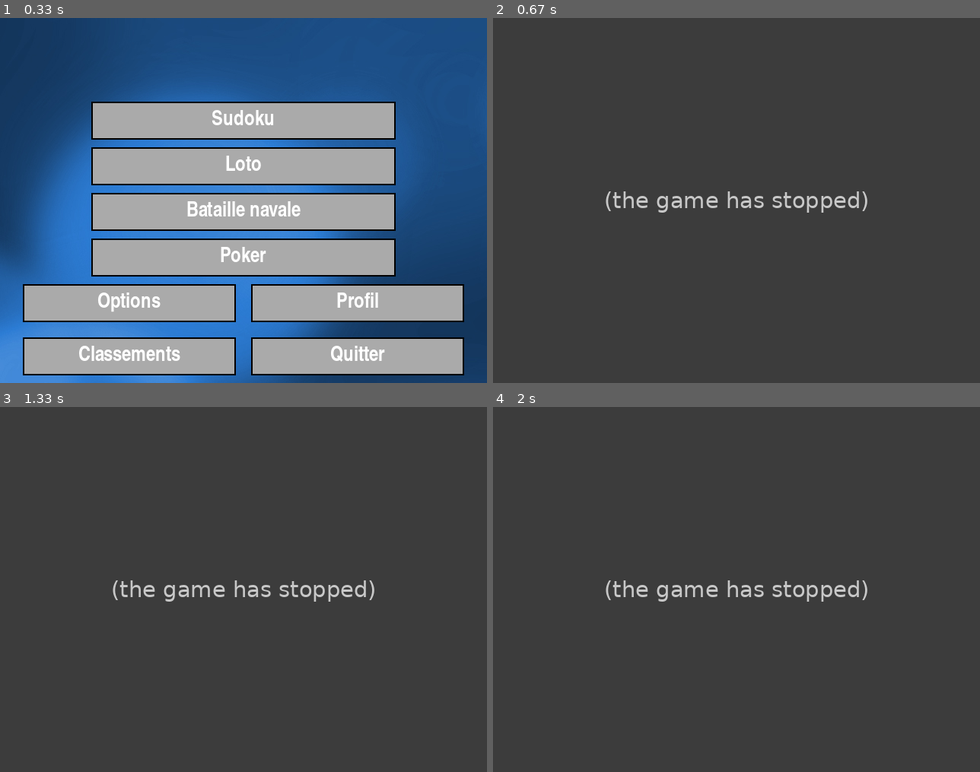
Above: before the commit, frames 1-4 (two rows, left to right).
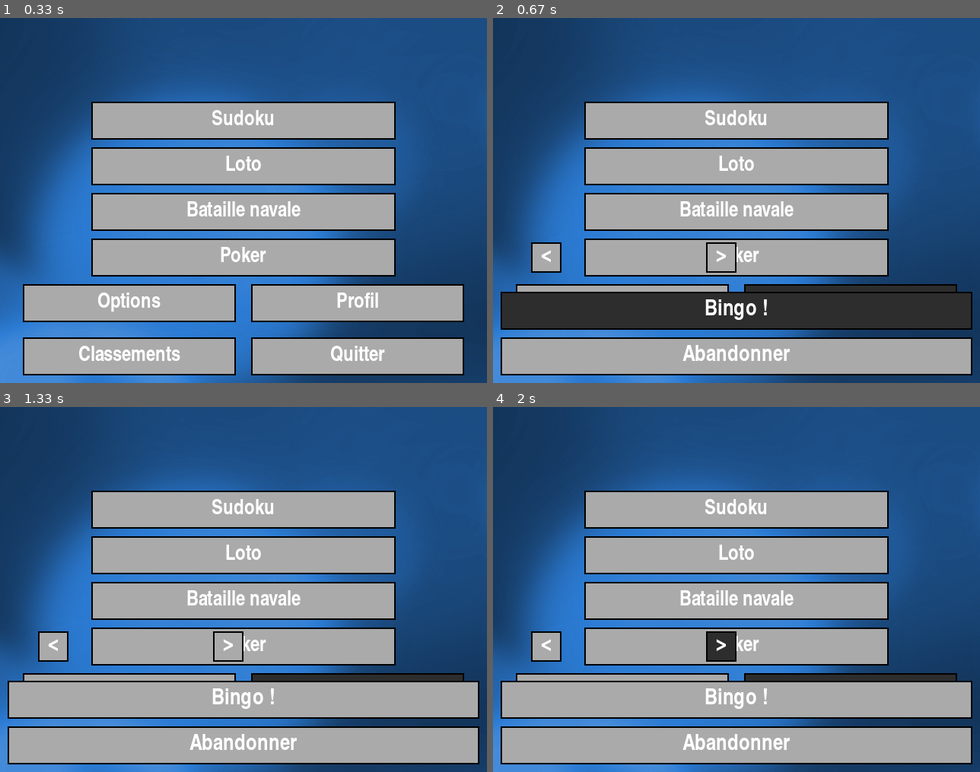
Above: after the commit, the same moments.

Repository: erwandemerville/4Games
Game: pygame game, started from src/main.py
The game is run twice, just before and just after one commit, with the same random seed, the same clock (stepped at 60 frames per second) and the same inputs.
Inputs (mouse positions are in pixels of both pictures, inside the frame that each line leads up to):
- Up to frame 1 (0.33 s): no input
- Up to frame 2 (0.67 s): click (804, 295) at 0.38 s
- Up to frame 3 (1.33 s): click (112, 512) at 0.72 s; tap Shift at 1 s
- Up to frame 4 (2 s): click (605, 691) at 1.38 s; click (731, 658) at 1.72 s

Frame 1 is identical in both runs. In frame 2, 90% of the frame differs, in the area x 0-100%, y 0-100%; in frame 3, 99%; in frame 4, 99%.
Before the commit the program exited at 0.38 s; later frames show no game.

Commit message:
Implémentation dans data et submenu des 3 menus pour le profil

Diff:
--- a/src/Data/__init__.py
+++ b/src/Data/__init__.py
@@ -1,4 +1,6 @@
 import pygame
+
+import Profil
 import SubMenu as sb
 from BatailleNavale import BN_Menu
 import UiPygame as ui
@@ -28,7 +30,10 @@
                     "BN_Play":12,
                     "BN_End":13,
                     "BN_Pause":14,
-                    "profil":15}
+                    "Profil_Main":15,
+                    "Profil_Ins":16,
+                    "Profil_Co":17,
+                    "Credits":18}
 
         # Constructeur de la classe Data
         #
@@ -121,7 +126,10 @@
                                                         ui.Bouton(160, 390, 320, 50, 2, (45, 45, 45), "Retour au menu", (170, 170, 170), police, (255, 255, 255))]))#BN End
             Data.menus.append(BN_Menu.BN_Pause(data, [ui.Bouton(245,165,150,50,2,(120,120,120),"Reprendre",(152,152,152),police,(255,255,255)),
                                                       ui.Bouton(245,235,150,50,2,(120,120,120),"Quitter",(152,152,152),police,(255,255,255))]))#BN Pause
-            Data.menus.append(None)#Profil
+            Data.menus.append(Profil.Menu_ProfilM(data, frame))
+            Data.menus.append(Profil.Menu_ProfilIns(data, frame))
+            Data.menus.append(Profil.Menu_ProfilCo(data, frame))
+            Data.menus.append(None) #Crédits
             Data.menus[1].readCfg() # Lecture des options depuis le fichier de config
             pass
 
--- /dev/null
+++ b/src/Profil/__init__.py
@@ -0,0 +1,64 @@
+import os
+from random import randint
+
+import pygame
+
+import LTO
+import UiPygame as ui
+import SubMenu
+from Grille import Grille, Loto_Case
+from UiPygame import Title
+
+class Menu_ProfilM(SubMenu.Menu_G):
+    "Menu principal du profil"
+
+    def __init__(self,data, frame):
+        # Constructeur prenant la classe Data définie dans le main.py
+        super().__init__(data,
+                         [ui.Bouton(10, frame.get_height()-60, frame.get_width() - 20, 50, 2, (45, 45, 45),
+                                    "Abandonner", (170, 170, 170), pygame.font.SysFont("Impact",27),(255,255,255)),
+                          ui.Bouton(10, frame.get_height()-120, frame.get_width() - 20, 50, 2, (45, 45, 45),
+                                    "Bingo !", (170, 170, 170), pygame.font.SysFont("Impact",27),(255,255,255)),
+                          ui.Bouton(50, frame.get_height()-185, 40, 40, 2, (45, 45, 45),
+                                    "<", (170, 170, 170), pygame.font.SysFont("Impact",27),(255,255,255)),
+                          ui.Bouton(280, frame.get_height()-185, 40, 40, 2, (45, 45, 45),
+                                    ">", (170, 170, 170), pygame.font.SysFont("Impact",27),(255,255,255))])
+
+    def click(self, frame):
+        pass
+
+
+class Menu_ProfilIns(SubMenu.Menu_G):
+    "Menu inscription du profil"
+
+    def __init__(self,data, frame):
+        # Constructeur prenant la classe Data définie dans le main.py
+        super().__init__(data,
+                         [ui.Bouton(10, frame.get_height()-60, frame.get_width() - 20, 50, 2, (45, 45, 45),
+                                    "Abandonner", (170, 170, 170), pygame.font.SysFont("Impact",27),(255,255,255)),
+                          ui.Bouton(10, frame.get_height()-120, frame.get_width() - 20, 50, 2, (45, 45, 45),
+                                    "Bingo !", (170, 170, 170), pygame.font.SysFont("Impact",27),(255,255,255)),
+                          ui.Bouton(50, frame.get_height()-185, 40, 40, 2, (45, 45, 45),
+                                    "<", (170, 170, 170), pygame.font.SysFont("Impact",27),(255,255,255)),
+                          ui.Bouton(280, frame.get_height()-185, 40, 40, 2, (45, 45, 45),
+                                    ">", (170, 170, 170), pygame.font.SysFont("Impact",27),(255,255,255))])
+    def click(self, frame):
+        pass
+
+
+class Menu_ProfilCo(SubMenu.Menu_G):
+    "Menu connexion du profil"
+
+    def __init__(self,data, frame):
+        # Constructeur prenant la classe Data définie dans le main.py
+        super().__init__(data,
+                         [ui.Bouton(10, frame.get_height()-60, frame.get_width() - 20, 50, 2, (45, 45, 45),
+                                    "Abandonner", (170, 170, 170), pygame.font.SysFont("Impact",27),(255,255,255)),
+                          ui.Bouton(10, frame.get_height()-120, frame.get_width() - 20, 50, 2, (45, 45, 45),
+                                    "Bingo !", (170, 170, 170), pygame.font.SysFont("Impact",27),(255,255,255)),
+                          ui.Bouton(50, frame.get_height()-185, 40, 40, 2, (45, 45, 45),
+                                    "<", (170, 170, 170), pygame.font.SysFont("Impact",27),(255,255,255)),
+                          ui.Bouton(280, frame.get_height()-185, 40, 40, 2, (45, 45, 45),
+                                    ">", (170, 170, 170), pygame.font.SysFont("Impact",27),(255,255,255))])
+    def click(self, frame):
+        pass
--- a/src/SubMenu/__init__.py
+++ b/src/SubMenu/__init__.py
@@ -90,7 +90,7 @@
             self.data.getCurrentMenu().draw(frame)
         elif self.boutons[5].isCursorInRange():
             # Lancement du profil
-            self.data.setEtat("profil")
+            self.data.setEtat("Profil_Main")
         elif self.boutons[6].isCursorInRange():
             self.data.setEtat("Classements")
             self.data.getCurrentMenu().draw(frame)
